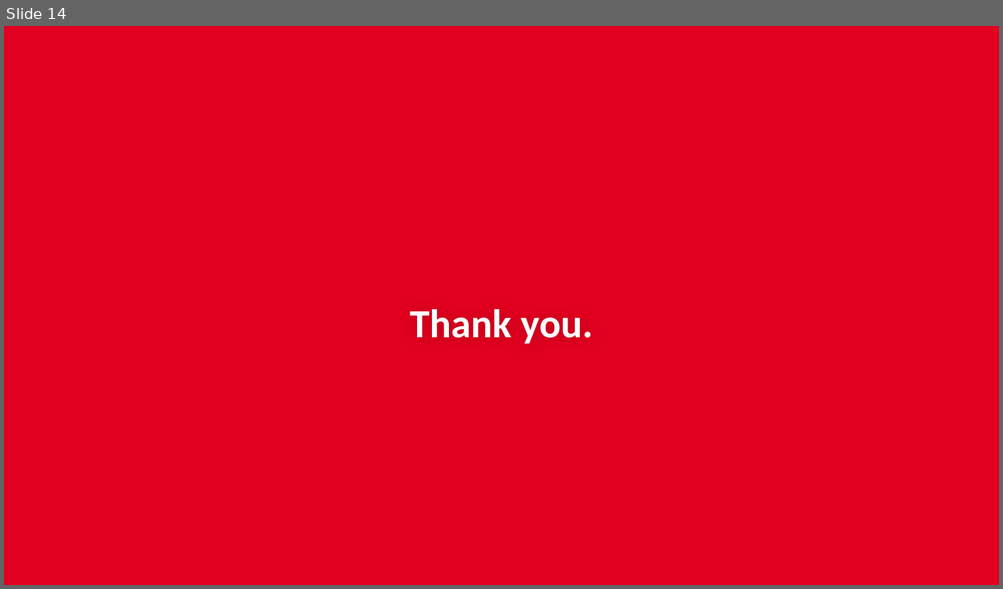
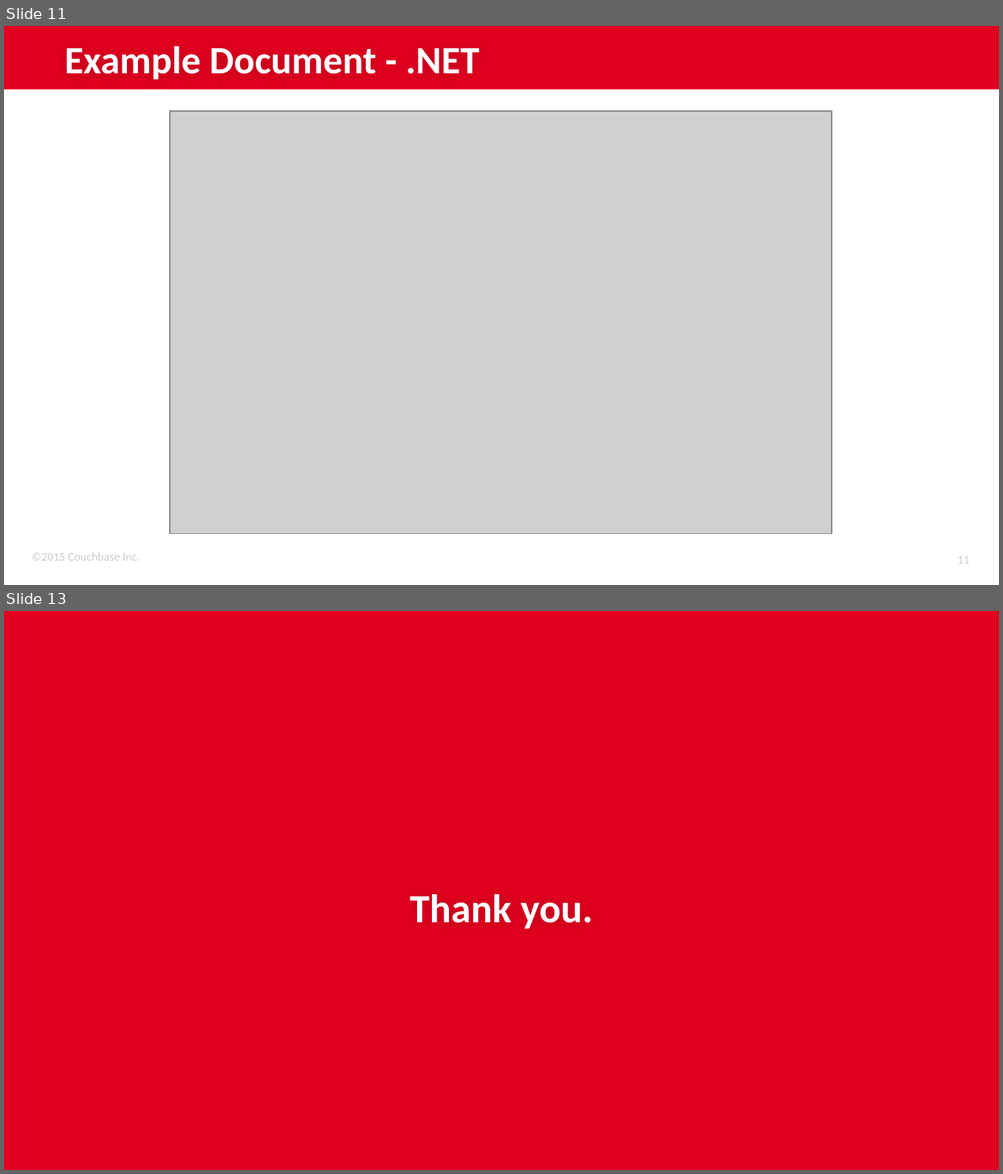
Before and after one commit to subalakr/workshop, a slide deck: server/presentations/02_SDKs.pptx. Shown one above the other, each under a label of ours: slide 14 before the commit, slides 11 and 13 after it; the slides between them are not shown. The pictures are 1003x589 and 1003x1174 pixels, drawn with LibreOffice and Linux fonts; fonts in the diff are those of the drawing; grey boxes stand for pictures; background and template pictures are left out. Boxes give left, top, right and bottom in pixels: in the first picture for what was removed or moved away, otherwise in the second. Text is boxed around its words. In the diff, an @@ line names an element or a change of style, - is before the commit and + after.

```diff
--- a/server/presentations/02_SDKs.pptx
+++ b/server/presentations/02_SDKs.pptx
@@ slide 11 added at box(4, 26, 999, 585), background #FFFFFF @@
@@ rectangle added at box(4, 26, 999, 90), fill #E1001F @@
@@ title added at box(65, 46, 480, 80), 28 pt, text #FFFFFF, bold @@
+Example Document - .NET
@@ picture added at box(170, 112, 831, 534) @@
@@ text added at box(31, 553, 139, 561), 8.5 pt, text #CCCCCC @@
+©2015 Couchbase Inc.
@@ page number added at box(957, 557, 969, 564), 8.5 pt, text #CCCCCC @@
+11
@@ what was slide 14 is now slide 13 @@
```
Also in this commit, not shown: 12 slides changed, 11 other slides added, 2 slides removed.
